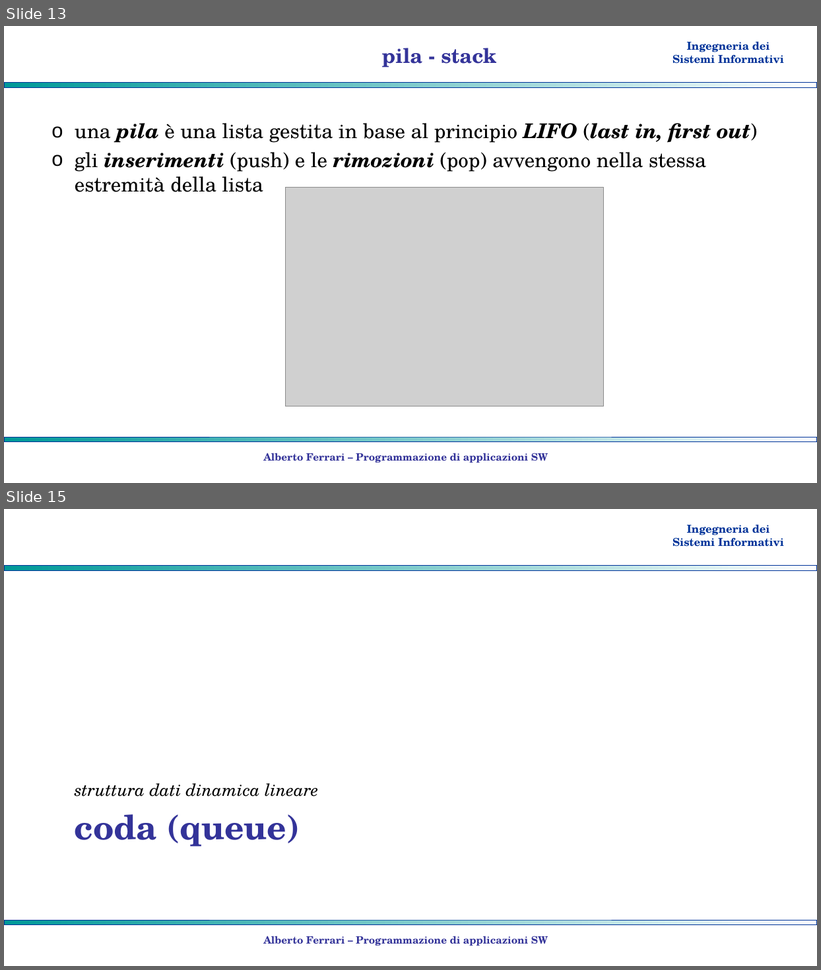
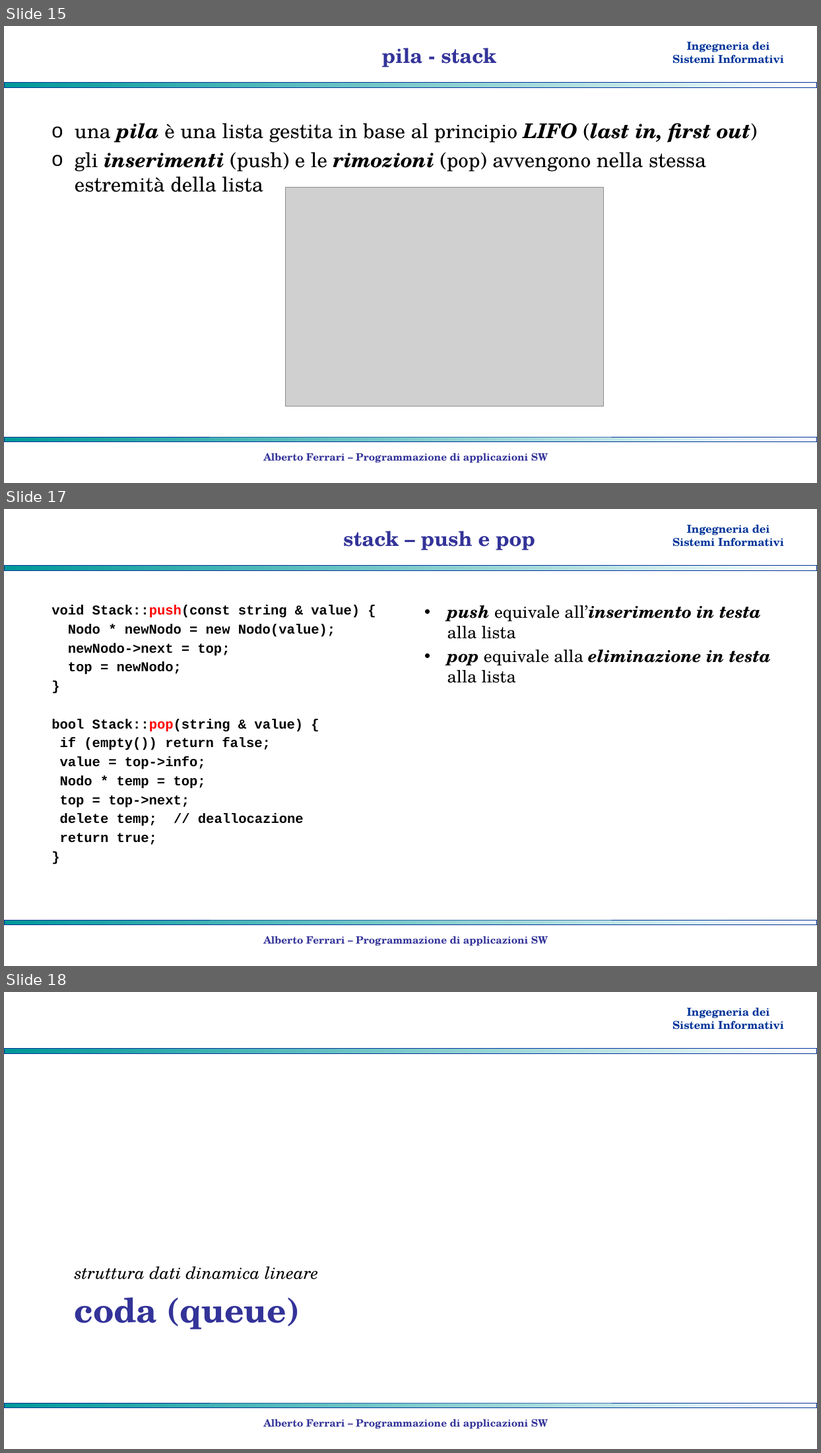
Before and after one commit to albertoferrari/pasw, a slide deck: lezioni/PASW06 - strutture lineari.pptx. Shown one above the other, each under a label of ours: slides 13 and 15 before the commit, slides 15, 17 and 18 after it; the slides between them are not shown. The pictures are 821x970 and 821x1453 pixels, drawn with LibreOffice and Linux fonts; fonts in the diff are those of the drawing; grey boxes stand for pictures; background and template pictures are left out. Boxes give left, top, right and bottom in pixels: in the first picture for what was removed or moved away, otherwise in the second. Text is boxed around its words. In the diff, an @@ line names an element or a change of style, - is before the commit and + after.

```diff
--- a/lezioni/PASW06 - strutture lineari.pptx
+++ b/lezioni/PASW06 - strutture lineari.pptx
@@ slide 17 added at (x1=4, y1=509, x2=817, y2=966), background #FFFFFF; not listed: 3 template elements that a slide beside it also shows @@
@@ title added at (x1=343, y1=531, x2=535, y2=551), 24 pt, text #333399, bold @@
+stack – push e pop
@@ text added at (x1=52, y1=605, x2=360, y2=845), 16 pt, text #000000, bold @@
+void Stack::push(const string & value) {
+Nodo * newNodo = new Nodo(value);
+newNodo->next = top;
+top = newNodo;
+}
+bool Stack::pop(string & value) {
+if (empty()) return false;
+value = top->info;
+Nodo * temp = top;
+top = top->next;
+delete temp; // deallocazione
+return true;
+}
@@ text added at (x1=448, y1=605, x2=771, y2=683), 20 pt, text #000000, bold, italic @@
+• push equivale all’inserimento in testa alla lista
+• pop equivale alla eliminazione in testa alla lista
@@ text added at (x1=263, y1=936, x2=548, y2=946), 12 pt, text #333399, bold @@
+Alberto Ferrari – Programmazione di applicazioni SW
@@ what was slide 13 is now slide 15 @@
@@ what was slide 15 is now slide 18 @@
```
Also in this commit, not shown: 8 slides changed, 2 other slides added, 1 other file.
